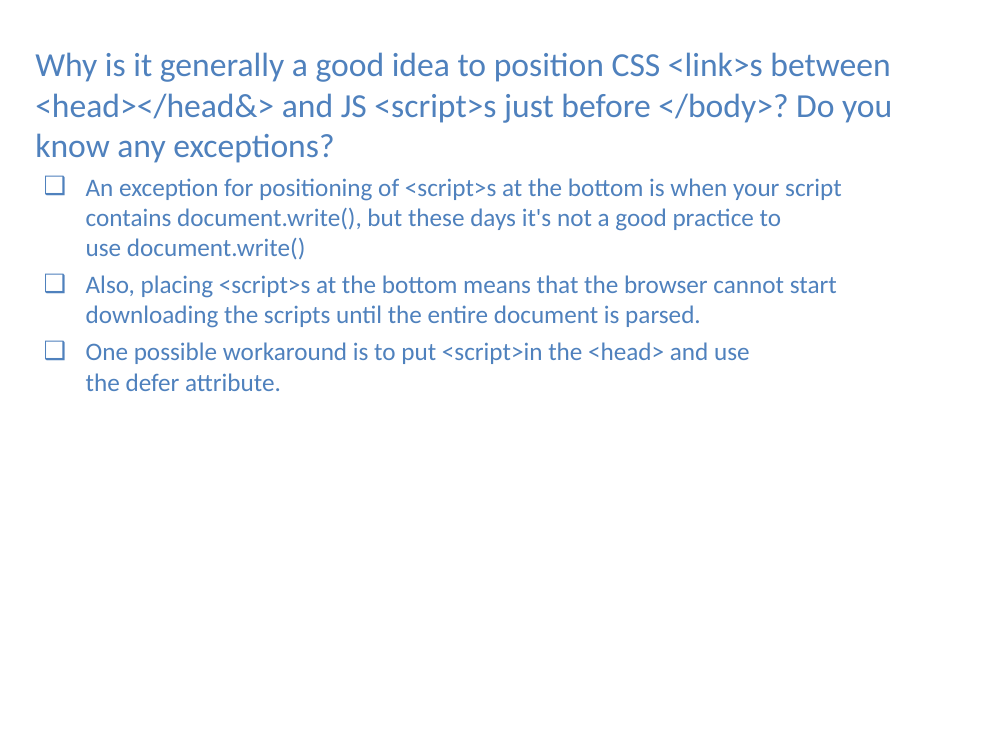
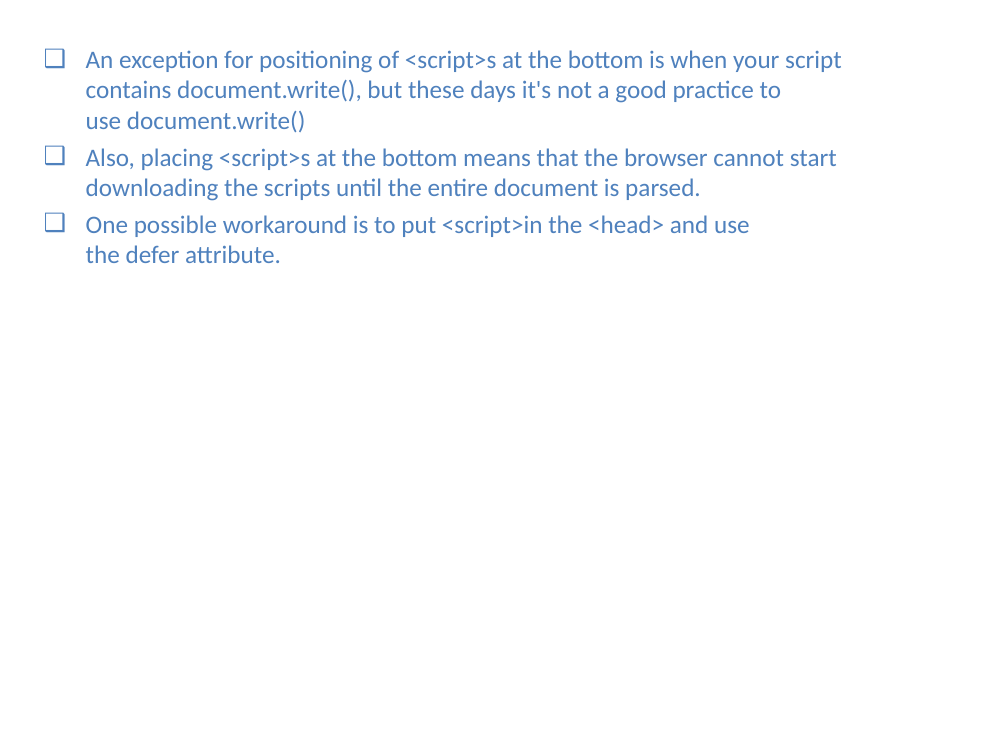
Before and after one commit to vivmehra/interview-questions, a slide deck: slide 13 of html/HTML_Questions.pptx. Drawn at 1008x756 pixels with LibreOffice and Linux fonts; fonts in the diff are those of the drawing. Boxes give left, top, right and bottom in pixels: in the first picture for what was removed or moved away, otherwise in the second. Text is boxed around its words. In the diff, an @@ line names an element or a change of style, - is before the commit and + after.

```diff
--- a/html/HTML_Questions.pptx
+++ b/html/HTML_Questions.pptx
@@ text at [35, 52, 892, 163]: paragraph removed @@
-Why is it generally a good idea to position CSS <link>s between <head></head&> and JS <script>s just before </body>? Do you know any exceptions?
```
Also in this commit, not shown: 4 other slides changed, 2 other files.
